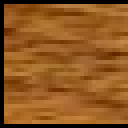
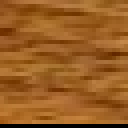
Layer changes from the first w=128, h=128 image to the second:
hid "Layer 5", painted on it over [0, 0, 128, 124]
